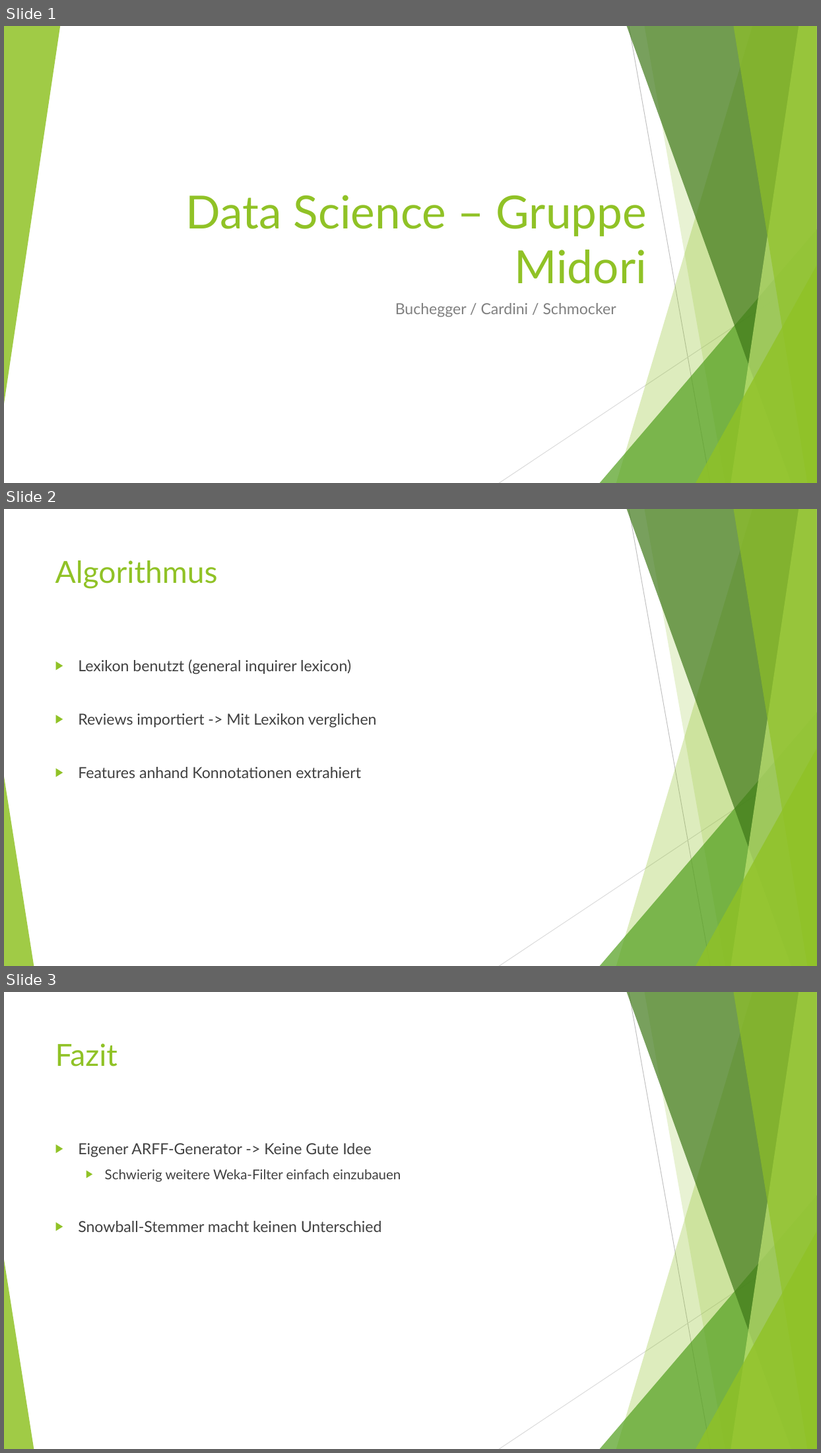
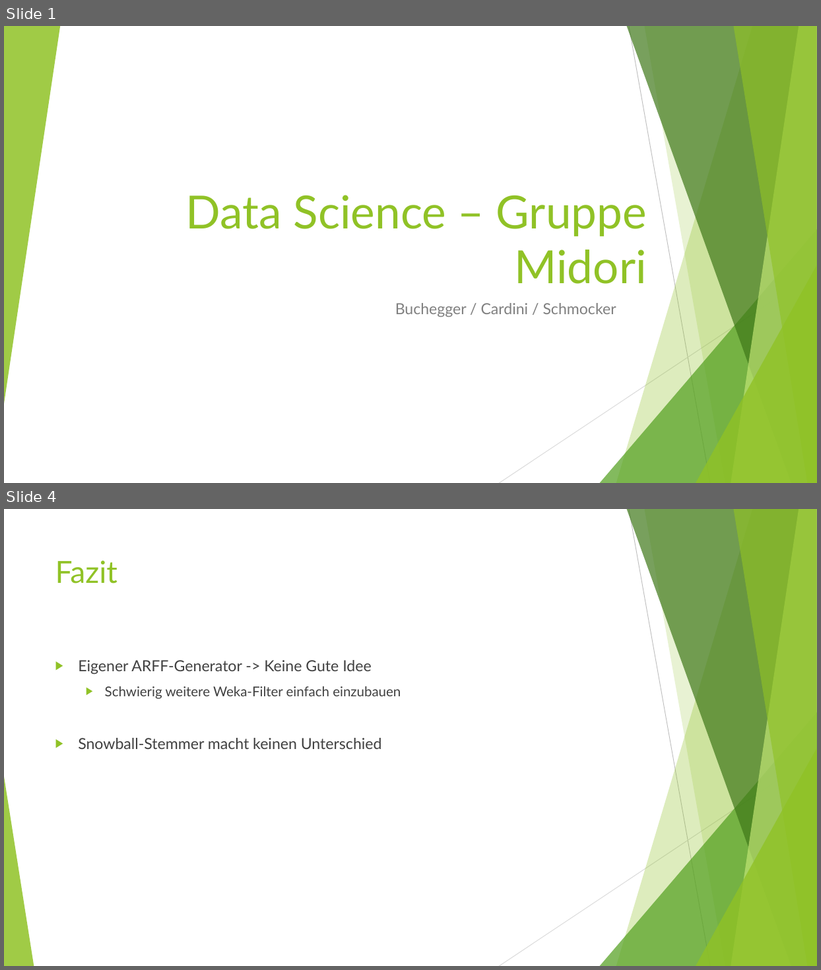
Before and after one commit to steven-cardini/ch.bfh.bti7535.w2017.midori, a slide deck: Doc/Präsentation Gruppe Midori.pptx. Shown one above the other, each under a label of ours: slides 1, 2 and 3 before the commit, slides 1 and 4 after it; the slides between them are not shown. The pictures are 821x1453 and 821x970 pixels, drawn with LibreOffice and Linux fonts; fonts in the diff are those of the drawing. Boxes give left, top, right and bottom in pixels: in the first picture for what was removed or moved away, otherwise in the second. Text is boxed around its words. In the diff, an @@ line names an element or a change of style, - is before the commit and + after.

```diff
--- a/Doc/Präsentation Gruppe Midori.pptx
+++ b/Doc/Präsentation Gruppe Midori.pptx
@@ slide 2 removed at [4, 509, 817, 966], background #FFFFFF; not listed: 10 template elements that a slide beside it also shows @@
@@ title removed at [55, 560, 218, 589] @@
-Algorithmus
@@ text removed at [78, 659, 377, 778] @@
-▶ Lexikon benutzt (general inquirer lexicon)
-▶ Reviews importiert -> Mit Lexikon verglichen
-▶ Features anhand Konnotationen extrahiert
@@ what was slide 3 is now slide 4 @@
```
Also in this commit, not shown: 2 slides added, 1 other file.
